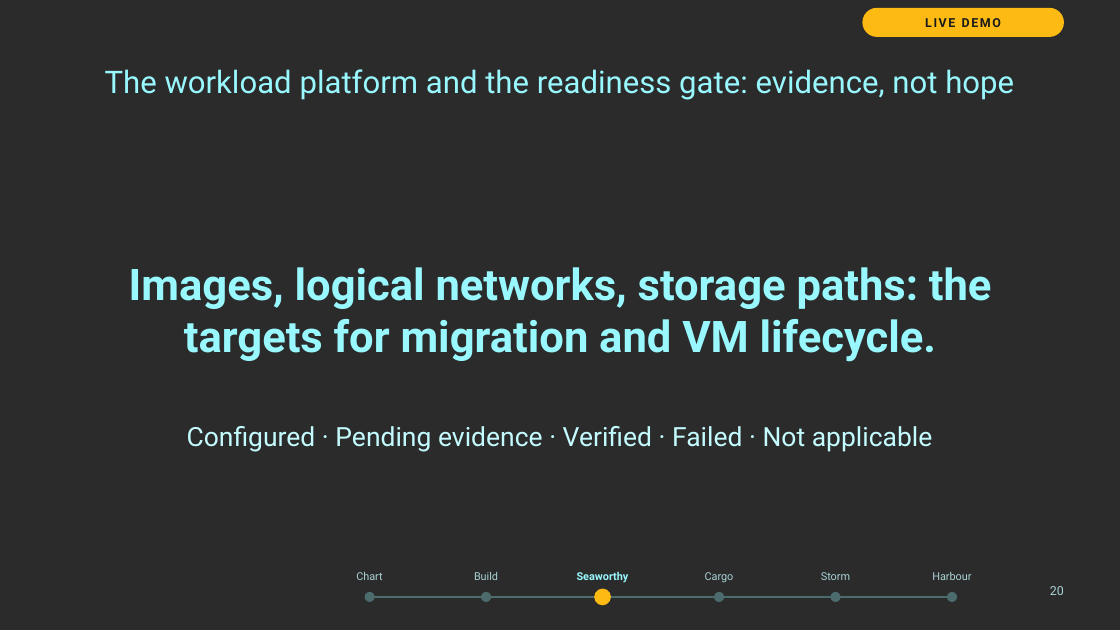
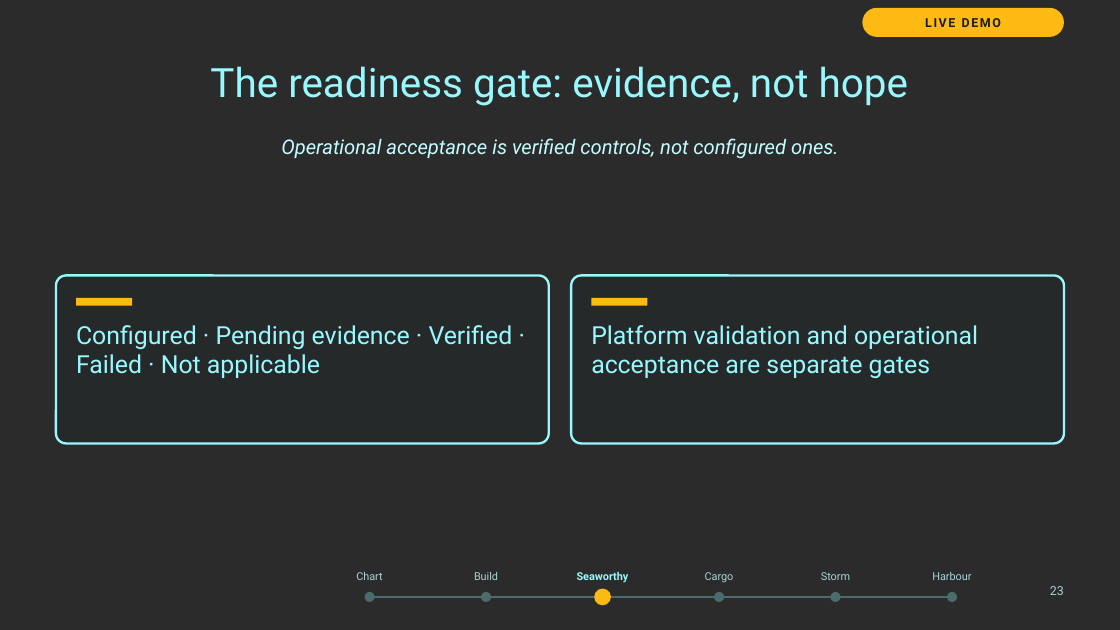
Before and after one commit to thisismydemo/nic2026_azl, a slide deck: slide 23 of presentation/Azure_Local_Discovery_to_Day2_NIC2026.pptx (slide 20 before the commit). Drawn at 1120x630 pixels with LibreOffice and Linux fonts; fonts in the diff are those of the drawing; background and template pictures are left out; a plain dark background stands for a picture behind light text. Boxes give left, top, right and bottom in pixels: in the first picture for what was removed or moved away, otherwise in the second. Text is boxed around its words. In the diff, an @@ line names an element or a change of style, - is before the commit and + after.

```diff
--- a/presentation/Azure_Local_Discovery_to_Day2_NIC2026.pptx
+++ b/presentation/Azure_Local_Discovery_to_Day2_NIC2026.pptx
@@ title at [210,66,908,106]: text changed; size 20 to 26 pt @@
-The workload platform and the readiness gate: evidence, not hope
+The readiness gate: evidence, not hope
@@ text added at [281,138,839,159], 13 pt, text #C3FBFE, italic @@
+Operational acceptance is verified controls, not configured ones.
@@ text removed at [129,267,992,362] @@
-Images, logical networks, storage paths: the targets for migration and VM lifecycle.
@@ rounded rectangle added at [56,276,549,444], fill #262929, outline #98F8FE 1.5 pt @@
@@ rectangle added at [76,298,132,306], fill #FDBA12 @@
@@ rounded rectangle added at [571,276,1064,444], fill #262929, outline #98F8FE 1.5 pt @@
@@ rectangle added at [591,298,647,306], fill #FDBA12 @@
@@ text "Configured · Pending evidence · ...": place and size @@
-text "Configured · Pending evidence · ..." at [187,426,933,452]
+text "Configured · Pending evidence · ..." at [76,325,513,378]
@@ text "Configured · Pending evidence · ..." at [76,325,513,378]: size 17 to 16 pt, text colour #C3FBFE to #98F8FE; alignment centre to left @@
@@ text added at [591,325,978,378], 16 pt, text #98F8FE @@
+Platform validation and operational acceptance are separate gates
@@ text at [1050,586,1064,595]: text changed @@
-20
+23
```
Also in this commit, not shown: 18 other slides changed, 4 slides added, 23 other files.
